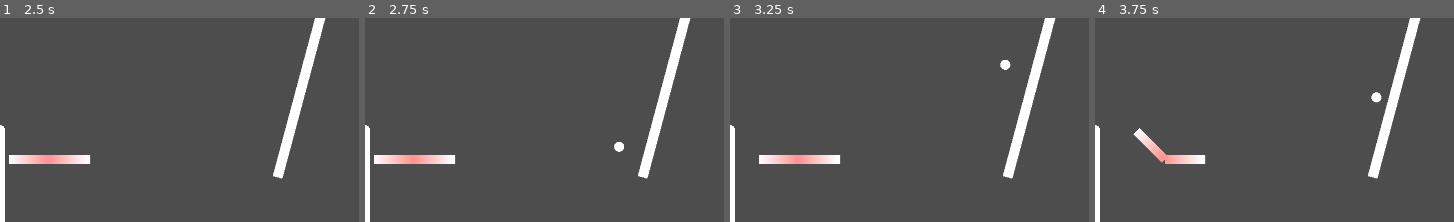
Above: before the commit, frames 1-4 (left to right).
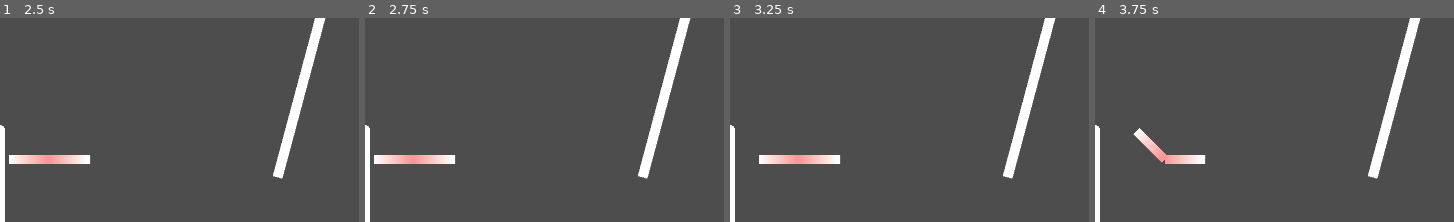
Above: after the commit, the same moments.

Repository: Skelothan/PinballPongReponged
Game: Godot game, scene res://Scenes/arena.tscn
The game is run twice, just before and just after one commit, with the same random seed, the same clock (stepped at 60 frames per second) and the same inputs.
Inputs:
- Up to frame 1 (2.5 s): hold G (p1_flip_right) 0.53-1.28 s; hold , (p2_flip_left) 0.53-1.28 s; tap Enter at 1.25 s; hold F (p1_flip_left) 1.28-2.03 s; tap . (p2_flip_right) at 1.35 s; tap Space at 2 s; hold G (p1_flip_right) from 2.03 s (still down); hold Left (p2_move_left) from 2.03 s (still down)
- Up to frame 2 (2.75 s): keep holding G (p1_flip_right); keep holding Left (p2_move_left)
- Up to frame 3 (3.25 s): keep holding G (p1_flip_right); release Left (p2_move_left) at 2.78 s; tap Right (p2_move_right) at 2.85 s
- Up to frame 4 (3.75 s): release G (p1_flip_right) at 3.53 s; hold F (p1_flip_left) from 3.53 s (still down); hold , (p2_flip_left) from 3.53 s (still down)
The pictures show only the part of the screen within x 50-100%, y 50-100%; the shares and areas given below are measured in that part.

Frame 1 is identical in both runs. In frame 2, 0.1% of the frame differs, in the area x 69-73%, y 60-66%; in frame 3, 0.1%; in frame 4, 0.1%, in the area x 76-80%, y 36-42%.

Commit message:
fix: walls, net, DB have correct physics body

Diff:
--- a/Scenes/arena.tscn
+++ b/Scenes/arena.tscn
@@ -1,9 +1,11 @@
-[gd_scene load_steps=12 format=3 uid="uid://c0uxhpt30u2gu"]
+[gd_scene load_steps=14 format=3 uid="uid://c0uxhpt30u2gu"]
 
 [ext_resource type="Script" uid="uid://dm04dnkydmo1c" path="res://Scenes/GameManager.gd" id="1_1v1nj"]
 [ext_resource type="PackedScene" uid="uid://ob0lbhmds5ll" path="res://Objects/Paddle.tscn" id="1_nnts3"]
 [ext_resource type="Texture2D" uid="uid://bxgbgb8xsavo3" path="res://Textures/PlainWhite_Texture.tres" id="2_1v1nj"]
+[ext_resource type="PhysicsMaterial" uid="uid://bvsbech3efyyx" path="res://PhysicsMaterials/Net_PhyMat.tres" id="2_kcpg1"]
 [ext_resource type="PackedScene" uid="uid://cgunkbo2tyaa6" path="res://Objects/Ball.tscn" id="3_kcpg1"]
+[ext_resource type="PhysicsMaterial" uid="uid://dlnub6vjg6dpk" path="res://PhysicsMaterials/Bouncy_PhyMat.tres" id="5_kcpg1"]
 
 [sub_resource type="CapsuleShape2D" id="CapsuleShape2D_pbtuc"]
 height = 38.0
@@ -48,8 +50,9 @@
 [node name="Net" type="Node2D" parent="."]
 position = Vector2(0, 200)
 
-[node name="CharacterBody2D" type="CharacterBody2D" parent="Net"]
+[node name="CharacterBody2D" type="StaticBody2D" parent="Net"]
 collision_mask = 2
+physics_material_override = ExtResource("2_kcpg1")
 
 [node name="CollisionShape2D" type="CollisionShape2D" parent="Net/CharacterBody2D"]
 shape = SubResource("CapsuleShape2D_pbtuc")
@@ -85,8 +88,8 @@
 mesh = SubResource("BoxMesh_1v1nj")
 texture = ExtResource("2_1v1nj")
 
-[node name="CharacterBody2D" type="CharacterBody2D" parent="Walls/LeftSideWall"]
-motion_mode = 1
+[node name="CharacterBody2D" type="StaticBody2D" parent="Walls/LeftSideWall"]
+physics_material_override = ExtResource("5_kcpg1")
 
 [node name="CollisionShape2D" type="CollisionShape2D" parent="Walls/LeftSideWall/CharacterBody2D"]
 shape = SubResource("RectangleShape2D_csrox")
@@ -101,8 +104,8 @@
 mesh = SubResource("BoxMesh_1v1nj")
 texture = ExtResource("2_1v1nj")
 
-[node name="CharacterBody2D" type="CharacterBody2D" parent="Walls/LeftCeiling"]
-motion_mode = 1
+[node name="CharacterBody2D" type="StaticBody2D" parent="Walls/LeftCeiling"]
+physics_material_override = ExtResource("5_kcpg1")
 
 [node name="CollisionShape2D" type="CollisionShape2D" parent="Walls/LeftCeiling/CharacterBody2D"]
 shape = SubResource("RectangleShape2D_csrox")
@@ -117,8 +120,8 @@
 mesh = SubResource("BoxMesh_1v1nj")
 texture = ExtResource("2_1v1nj")
 
-[node name="CharacterBody2D" type="CharacterBody2D" parent="Walls/RightCeiling"]
-motion_mode = 1
+[node name="CharacterBody2D" type="StaticBody2D" parent="Walls/RightCeiling"]
+physics_material_override = ExtResource("5_kcpg1")
 
 [node name="CollisionShape2D" type="CollisionShape2D" parent="Walls/RightCeiling/CharacterBody2D"]
 shape = SubResource("RectangleShape2D_csrox")
@@ -133,15 +136,16 @@
 mesh = SubResource("BoxMesh_1v1nj")
 texture = ExtResource("2_1v1nj")
 
-[node name="CharacterBody2D" type="CharacterBody2D" parent="Walls/RightSideWall"]
-motion_mode = 1
+[node name="CharacterBody2D" type="StaticBody2D" parent="Walls/RightSideWall"]
+physics_material_override = ExtResource("5_kcpg1")
 
 [node name="CollisionShape2D" type="CollisionShape2D" parent="Walls/RightSideWall/CharacterBody2D"]
 shape = SubResource("RectangleShape2D_csrox")
 
-[node name="DeathBarrier" type="CharacterBody2D" parent="."]
+[node name="DeathBarrier" type="StaticBody2D" parent="."]
 position = Vector2(0, 1000)
 scale = Vector2(1000, 50)
+physics_material_override = ExtResource("2_kcpg1")
 
 [node name="CollisionShape2D" type="CollisionShape2D" parent="DeathBarrier"]
 shape = SubResource("RectangleShape2D_1v1nj")
